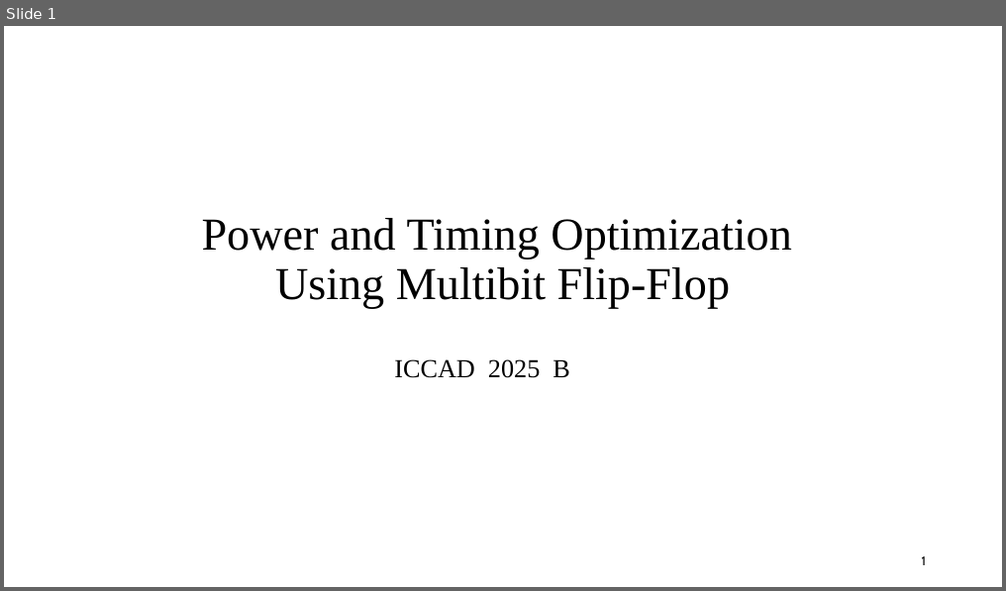
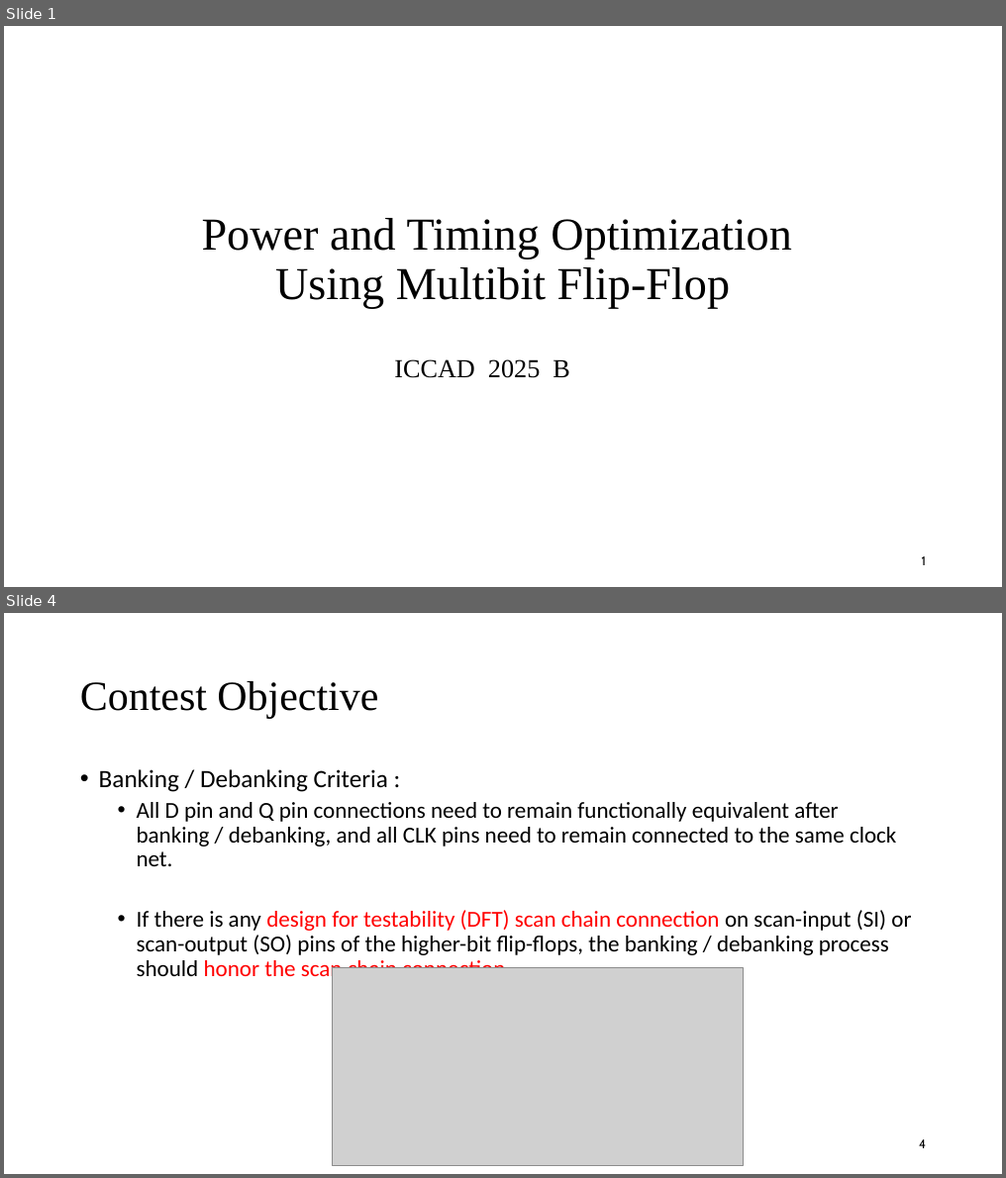
Before and after one commit to demon02130101/Lab, a slide deck: ICCAD/題目介紹.pptx. Shown one above the other, each under a label of ours: slide 1 before the commit, slides 1 and 4 after it; the slides between them are not shown. The pictures are 1006x591 and 1006x1178 pixels, drawn with LibreOffice and Linux fonts; fonts in the diff are those of the drawing; grey boxes stand for pictures. Boxes give left, top, right and bottom in pixels: in the first picture for what was removed or moved away, otherwise in the second. Text is boxed around its words. In the diff, an @@ line names an element or a change of style, - is before the commit and + after.

```diff
--- a/ICCAD/題目介紹.pptx
+++ b/ICCAD/題目介紹.pptx
@@ slide 4 added at (x1=4, y1=613, x2=1002, y2=1174), background #FFFFFF @@
@@ title added at (x1=80, y1=681, x2=378, y2=718), 40 pt, text #000000 @@
+Contest Objective
@@ text added at (x1=99, y1=769, x2=911, y2=982), 22 pt, text #000000 @@
+• Banking / Debanking Criteria :
+  • All D pin and Q pin connections need to remain functionally equivalent after banking / debanking, and all CLK pins need to remain connected to the same clock net.
+  • If there is any design for testability (DFT) scan chain connection on scan-input (SI) or scan-output (SO) pins of the higher-bit flip-flops, the banking / debanking process should honor the scan chain connection.
@@ picture added at (x1=333, y1=968, x2=743, y2=1167) @@
@@ page number added at (x1=919, y1=1140, x2=926, y2=1149), 12 pt, text #000000 @@
+4
```
Also in this commit, not shown: 2 other slides added, 1 slide removed, 4 other files.
